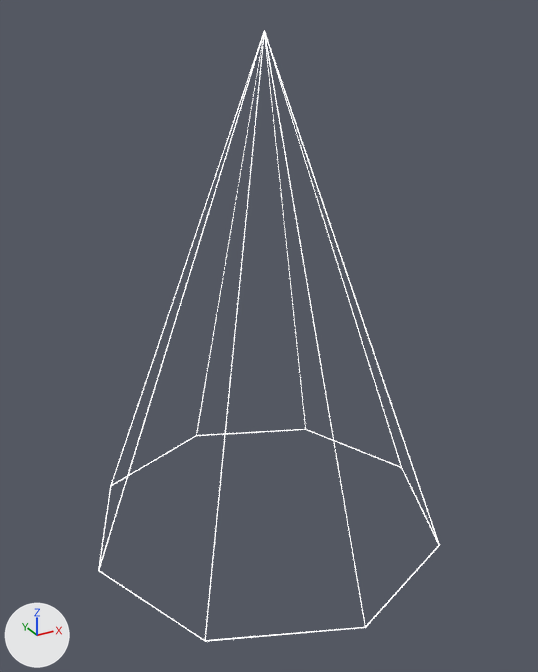
Two versions of the OBJ model assets/spicaokvir.obj, one commit apart.
Both versions are drawn from a camera (50 mm lens) standing at (-1.096, -5.021, 2.897) and looking at (-0.008, -3.042, 1.908). Every picture has the same lights, and +X, +Y and +Z are marked at lower left. Where no turn or scale is listed for an object, it has been applied to the vertices.
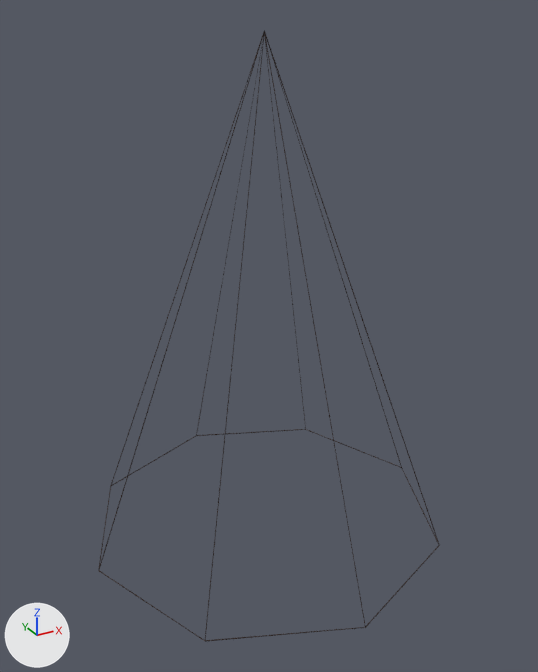
The newer file is also turned or shifted as a whole; pictures and numbers use the older file's frame.

What the commit changed:
In material 'Material.001' (mat_material_001), emission_strength is no longer 1.6.

Location of each change, [x1, y1, x2, y2] in pixels of the pictures (538 x 672 px):
'Cone.001', surface changed (white to grey)
    both: [98, 30, 440, 642]
